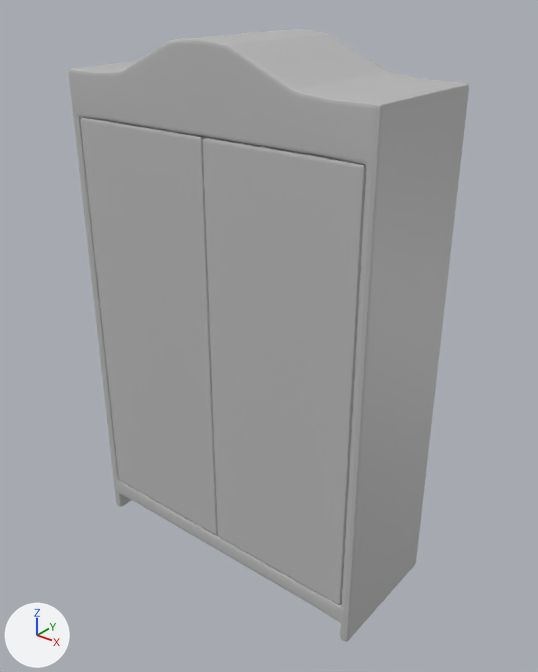
An edit to the FBX model Assets/Models/House/Wardrobe_House_BM.fbx, drawn before and after from the same camera.
Both versions are drawn from a camera (50 mm lens) standing at (-1.51, -0.1, 2.08) and looking at (-3.01, 1.78, 0.92). The axes (+X, +Y, +Z) are drawn at lower left. The lights are the same throughout. The older version comes first. Where no turn or scale is listed for an object, it has been applied to the vertices.

The older version as bpy lines, for what is in view:
```python
me_mesh = bpy.data.meshes.new('Mesh')
me_mesh.from_pydata(...)  # 924 vertices, 919 faces; spans x -0.6..0.6, y -0.25..0.25, z -0.01..1.91
me_mesh.materials.append(mat_lambert1)  # grey #bcbcbc
ob_wardrobe_house_bm = bpy.data.objects.new('Wardrobe_House_BM', me_mesh)
ob_wardrobe_house_bm.location = (-3.055, 1.768, 0.013)
```
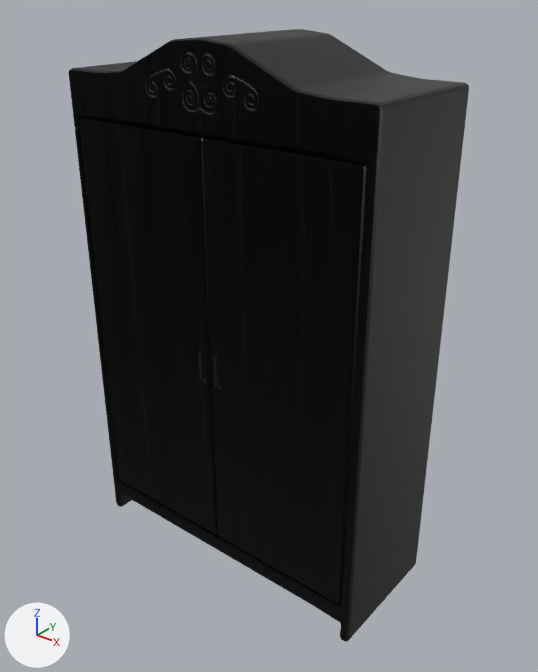
Where the change shows, as pixel boxes [x1, y1, x2, y2] in the pictures (538 x 672 px):
'Wardrobe_House_BM', recoloured (grey to black)
    both: [69, 29, 469, 642]

Edits to the bpy script that builds the scene:
```text
Add img_wardrobe_lambert1_roughness_png:
    img_wardrobe_lambert1_roughness_png = load_image('Wardrobe_lambert1_Roughness.png', '_unpacked/Wardrobe_lambert1_Roughness.png', 1024, 1024, 'Non-Color')
Add img_wardrobe_lambert1_metallic_png:
    img_wardrobe_lambert1_metallic_png = load_image('Wardrobe_lambert1_Metallic.png', '_unpacked/Wardrobe_lambert1_Metallic.png', 1024, 1024, 'Non-Color')
Add img_wardrobe_lambert1_normal_png:
    img_wardrobe_lambert1_normal_png = load_image('Wardrobe_lambert1_Normal.png', '_unpacked/Wardrobe_lambert1_Normal.png', 1024, 1024, 'Non-Color')
Add mat_wardrobe:
    mat_wardrobe = bpy.data.materials.new('Wardrobe')
    # colours: black #000000
    # uses the picture img_wardrobe_lambert1_metallic_png
    # uses the picture img_wardrobe_lambert1_normal_png
    # uses the picture img_wardrobe_lambert1_roughness_png
Change me_mesh:
    where me_mesh.from_pydata(...)  # 924 vertices, 919 faces; spans x -0.6..0.6, y -0.25..0.25, z -0.01..1.91
    remove me_mesh.materials.append(mat_lambert1)  # grey #bcbcbc
    add me_mesh.materials.append(mat_wardrobe)
```
